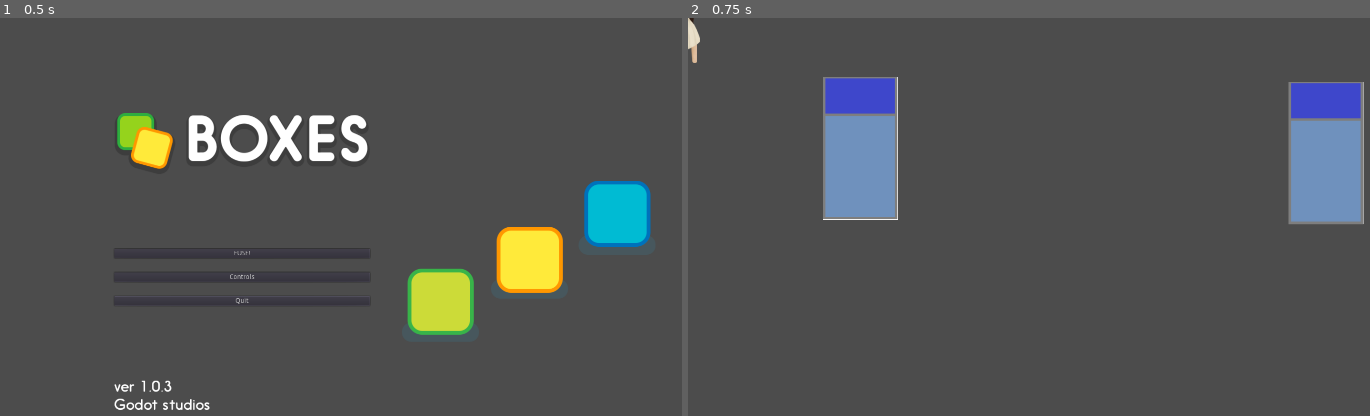
Above: before the commit, frames 1-2 (left to right).
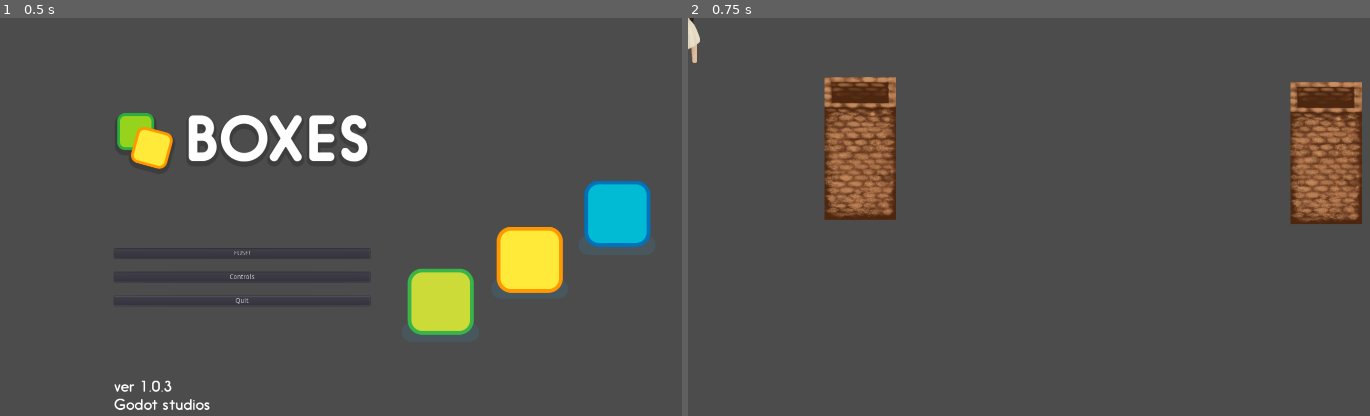
Above: after the commit, the same moments.

Repository: xenoexplorator/Ymir
Game: Godot game, scene res://Root.tscn
Two runs of this game, one before a commit and one after it. Both use one fixed random seed, a clock stepped at 60 frames per second and the inputs below.
Inputs:
- Up to frame 1 (0.5 s): no input
- Up to frame 2 (0.75 s): click "FUSE!" at 0.5 s

Frame 1 is identical in both runs. In frame 2, 7.9% of the frame differs, in the area x 19-100%, y 14-52%.

Commit message:
improts and things

Diff:
--- a/Scenes/Pillar.tscn
+++ b/Scenes/Pillar.tscn
@@ -1,6 +1,6 @@
 [gd_scene load_steps=3 format=2]
 
-[ext_resource path="res://ArtAssets/pillar.png" type="Texture" id=1]
+[ext_resource path="res://ArtAssets/Wall1.png" type="Texture" id=1]
 
 [sub_resource type="RectangleShape2D" id=1]
 
--- a/Scenes/Player.tscn
+++ b/Scenes/Player.tscn
@@ -18,7 +18,7 @@
 radius = 13.6776
 height = 72.8272
 
-[node name="Player" type="Node" index="0"]
+[node name="Player" type="Node"]
 
 script = ExtResource( 1 )
 
Not shown, added: ArtAssets/Wall1.png.import
